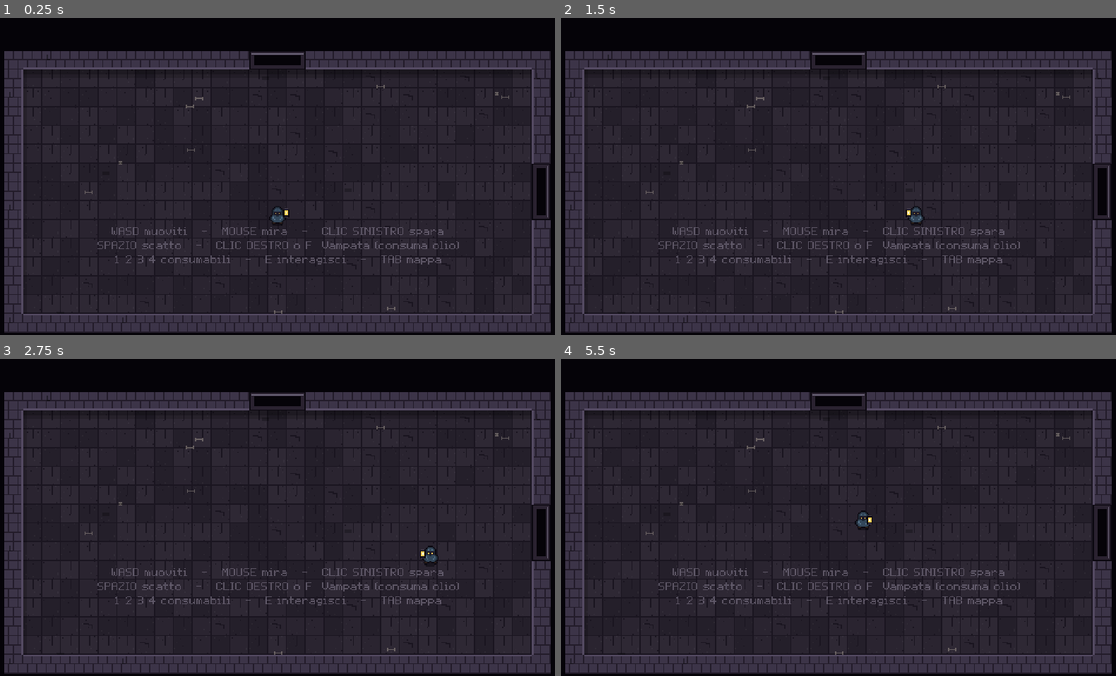
Above: before the commit, frames 1-4 (two rows, left to right).
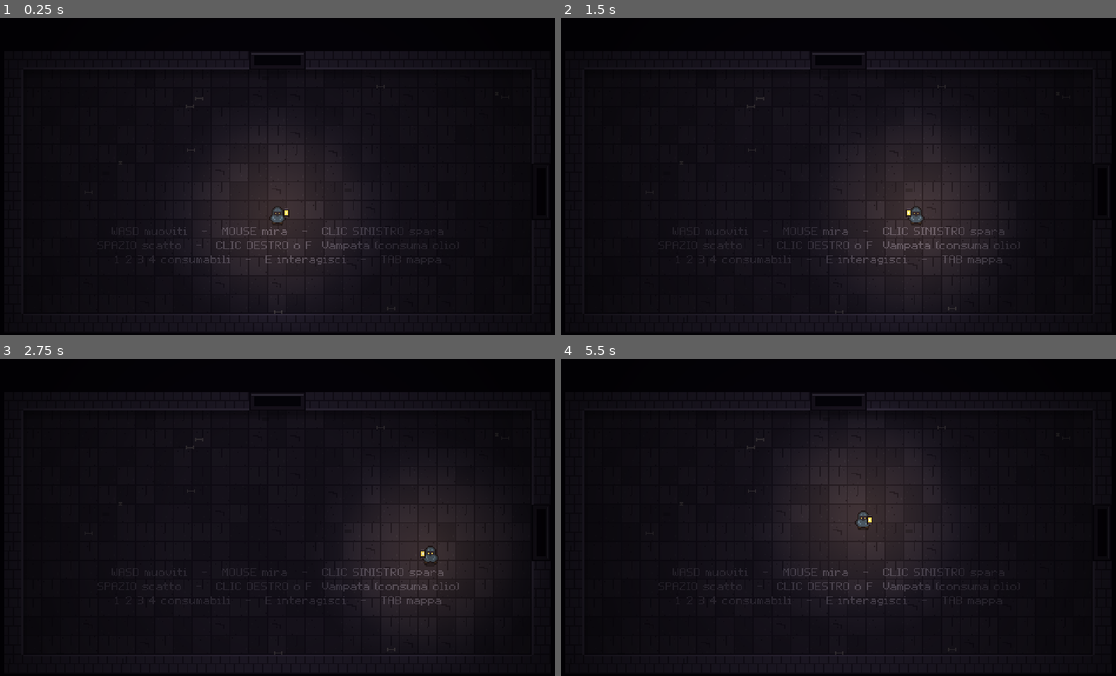
Above: after the commit, the same moments.

Repository: kalashnikxvxiii/last-lantern
Game: Godot game, scene res://ui/screens/boot.tscn
Two runs of this game, one before a commit and one after it. Both use one fixed random seed, a clock stepped at 60 frames per second and the inputs below.
Inputs (mouse positions are in pixels of both pictures, inside the frame that each line leads up to):
- Up to frame 1 (0.25 s): no input
- Up to frame 2 (1.5 s): tap Enter (confirm) at 0.5 s; move the mouse to (960, 160) at 0.52 s; press the mouse at (960, 160) at 0.53 s; hold D (move_right) 0.53-1.25 s; release the mouse at (960, 160) at 1.25 s; drag from (727, 192) to (810, 239) at 1.27 s
- Up to frame 3 (2.75 s): tap Enter (confirm) at 2 s; move the mouse to (333, 447) at 2.02 s; hold D (move_right) from 2.03 s (still down); hold Left (aim_left) from 2.03 s (still down); click (333, 447) at 2.3 s
- Up to frame 4 (5.5 s): release D (move_right) at 2.75 s; release Left (aim_left) at 2.75 s; drag from (810, 580) to (666, 469) at 2.77 s; tap Enter (confirm) at 3.5, 5 s; move the mouse to (1010, 565) at 3.52 s; hold A (move_left) 3.53-4.25 s; hold Up (aim_up) 3.53-4.25 s; click (1010, 565) at 3.8 s; drag from (666, 469) to (755, 438) at 4.27 s; move the mouse to (866, 517) at 5.02 s; press the mouse at (866, 517) at 5.03 s; hold Escape (back) from 5.03 s (still down); tap Space (dash) at 5.1 s

The runs differ from the first frame. In frame 1, 46% of the frame differs, in the area x 0-100%, y 10-100%; in frame 2, 43%; in frame 3, 40%; in frame 4, 46%.

Commit message:
Luce: buio, bagliore e vignettatura con shader identici a drawLighting
Co-Authored-By: Claude Opus 5.5 <noreply@anthropic.com>

Diff:
--- a/godot/scenes/play.gd
+++ b/godot/scenes/play.gd
@@ -29,7 +29,9 @@
 	Controls.end_tick()
 
 func _process(_delta: float) -> void:
-	world.position = Fx.offset()
+	var off := Fx.offset()
+	world.position = off
+	$Lighting.refresh(off)
 
 func tick(dt: float) -> void:
 	match mode:
--- a/godot/scenes/play.tscn
+++ b/godot/scenes/play.tscn
@@ -1,8 +1,9 @@
-[gd_scene load_steps=4 format=3]
+[gd_scene load_steps=5 format=3]
 
 [ext_resource type="Script" path="res://scenes/play.gd" id="1"]
 [ext_resource type="Script" path="res://world/room_view.gd" id="2"]
 [ext_resource type="Script" path="res://world/draw_ground.gd" id="3"]
+[ext_resource type="Script" path="res://world/lighting.gd" id="4"]
 
 [node name="Play" type="Node"]
 script = ExtResource("1")
@@ -17,3 +18,6 @@
 
 [node name="Actors" type="Node2D" parent="World"]
 y_sort_enabled = true
+
+[node name="Lighting" type="CanvasLayer" parent="."]
+script = ExtResource("4")
--- /dev/null
+++ b/godot/shaders/darkness.gdshader
@@ -0,0 +1,30 @@
+shader_type canvas_item;
+// Strato di buio di drawLighting (js/render.js): colore #050309 con opacità amb;
+// ogni luce toglie opacità con il gradiente radiale del JS (raggio interno 0,12 r,
+// arresti alfa a / 0,6 a / 0), e le luci si combinano moltiplicando (destination-out).
+
+uniform float amb = 0.68;
+uniform int count = 0;
+uniform vec4 lights[128];   // x, y, raggio, alfa in coordinate dello schermo 480x270
+
+const vec3 DARK = vec3(5.0, 3.0, 9.0) / 255.0;
+const float R0 = 0.12;
+const float R1 = 0.12 + 0.55 * 0.88;   // secondo arresto del gradiente
+
+float falloff(float k) {
+	if (k <= R0) return 1.0;
+	if (k <= R1) return mix(1.0, 0.6, (k - R0) / (R1 - R0));
+	if (k < 1.0) return mix(0.6, 0.0, (k - R1) / (1.0 - R1));
+	return 0.0;
+}
+
+void fragment() {
+	vec2 p = UV * vec2(480.0, 270.0);
+	float a = amb;
+	for (int i = 0; i < count; i++) {
+		vec4 L = lights[i];
+		float d = distance(p, L.xy);
+		if (d < L.z) a *= 1.0 - L.w * falloff(d / L.z);
+	}
+	COLOR = vec4(DARK, a);
+}
--- /dev/null
+++ b/godot/shaders/glow.gdshader
@@ -0,0 +1,19 @@
+shader_type canvas_item;
+render_mode blend_add;
+// Bagliore caldo additivo di drawLighting: gradiente dal colore al nero entro 0,8 r.
+
+uniform int count = 0;
+uniform vec4 lights[128];   // x, y, raggio, alfa
+uniform vec4 colors[128];   // r, g, b, intensità (0 = nessun bagliore)
+
+void fragment() {
+	vec2 p = UV * vec2(480.0, 270.0);
+	vec3 sum = vec3(0.0);
+	for (int i = 0; i < count; i++) {
+		if (colors[i].a <= 0.0) continue;
+		float r = lights[i].z * 0.8;
+		float d = distance(p, lights[i].xy);
+		if (d < r) sum += colors[i].rgb * colors[i].a * (1.0 - d / r);
+	}
+	COLOR = vec4(sum, 1.0);
+}
--- /dev/null
+++ b/godot/shaders/vignette.gdshader
@@ -0,0 +1,9 @@
+shader_type canvas_item;
+// Vignettatura di drawLighting: da trasparente a nero 0,55 tra 0,35 H e 0,95 H dal punto (W/2, H/2 + 14).
+
+void fragment() {
+	vec2 p = UV * vec2(480.0, 270.0);
+	float d = distance(p, vec2(240.0, 149.0));
+	float t = clamp((d - 270.0 * 0.35) / (270.0 * 0.6), 0.0, 1.0);
+	COLOR = vec4(0.0, 0.0, 0.0, 0.55 * t);
+}
--- /dev/null
+++ b/godot/tests/test_lights.gd
@@ -0,0 +1,25 @@
+extends TestCase
+# Luci raccolte come collectLights e buio ambientale come drawLighting.
+
+func before() -> void:
+	TH.new_run(7)
+
+func after() -> void:
+	Run.reset()
+
+func test_luce_del_giocatore_e_bracieri() -> void:
+	var L := Lights.collect()
+	var p := Run.player
+	check(L[0].r > p.light() * 0.97 and L[0].r < p.light() * 1.03, "tremolio entro il 3%")
+	eq(L[0].col, "#f2a040")
+	var braziers := 0
+	for row in Run.room.grid:
+		braziers += row.count(Consts.T.BRAZIER)
+	eq(L.size(), 1 + braziers)
+
+func test_buio_ambientale() -> void:
+	near(Lighting.ambient(0.68, 1, false, false, false, false), 0.68)
+	near(Lighting.ambient(0.68, 1, true, false, false, false), 0.68 * 0.84)
+	near(Lighting.ambient(0.68, 1, true, true, false, false), 0.68, 1e-9, "la stanza del boss non si schiarisce")
+	near(Lighting.ambient(0.9, 1, false, false, true, true), 0.94, 1e-9, "senza olio in combattimento, al massimo 0,94")
+	near(Lighting.ambient(0.68, 8, false, false, false, false), 0.68 + 0.045)
--- /dev/null
+++ b/godot/world/lighting.gd
@@ -0,0 +1,54 @@
+class_name Lighting
+extends CanvasLayer
+# Buio, bagliore e vignettatura (drawLighting in js/render.js) come shader a schermo intero.
+
+const MAX_LIGHTS := 128
+var dark := ColorRect.new()
+var glow := ColorRect.new()
+var vignette := ColorRect.new()
+
+func _ready() -> void:
+	layer = 1
+	for pair in [[dark, "darkness"], [glow, "glow"], [vignette, "vignette"]]:
+		var rect: ColorRect = pair[0]
+		rect.size = Vector2(Consts.W, Consts.H)
+		rect.mouse_filter = Control.MOUSE_FILTER_IGNORE
+		var m := ShaderMaterial.new()
+		m.shader = load("res://shaders/%s.gdshader" % pair[1])
+		rect.material = m
+		add_child(rect)
+
+static func ambient(dark_: float, depth: int, cleared: bool, is_boss: bool, oil_empty: bool, combat: bool) -> float:
+	var amb := dark_ + minf(0.08, maxf(0.0, depth - 5) * 0.015)
+	if cleared and not is_boss:
+		amb *= 0.84
+	if oil_empty and combat:
+		amb = minf(0.94, amb + 0.06)
+	return amb
+
+func refresh(offset: Vector2) -> void:
+	visible = Run.active and not Run.room.is_empty()
+	if not visible:
+		return
+	var room := Run.room
+	var amb := ambient(DB.biome_of(Run.depth).dark, Run.depth, room.cleared, room.type == "boss", Run.player.oil <= 0, room.combat)
+	var L := Lights.collect()
+	var n := mini(L.size(), MAX_LIGHTS)
+	var pos := PackedVector4Array()
+	var cols := PackedVector4Array()
+	pos.resize(MAX_LIGHTS)
+	cols.resize(MAX_LIGHTS)
+	for i in n:
+		var l: Dictionary = L[i]
+		pos[i] = Vector4(l.x + offset.x, l.y + offset.y, maxf(4.0, l.r), l.a)
+		if l.get("col") != null:
+			var c := UiDraw.col(l.col)
+			cols[i] = Vector4(c.r, c.g, c.b, l.get("ga", 0.1))
+	var dm := dark.material as ShaderMaterial
+	dm.set_shader_parameter("amb", amb)
+	dm.set_shader_parameter("count", n)
+	dm.set_shader_parameter("lights", pos)
+	var gm := glow.material as ShaderMaterial
+	gm.set_shader_parameter("count", n)
+	gm.set_shader_parameter("lights", pos)
+	gm.set_shader_parameter("colors", cols)
--- /dev/null
+++ b/godot/world/lights.gd
@@ -0,0 +1,60 @@
+class_name Lights
+extends RefCounted
+# Sorgenti di luce della stanza (collectLights in js/render.js).
+
+static func collect() -> Array:
+	var p := Run.player
+	var room := Run.room
+	var L: Array = []
+	var t := Fx.time
+	var fl := 1 + sin(t * 13) * 0.015 + sin(t * 7.3) * 0.012
+	if not p.dead:
+		L.append({"x": p.x, "y": p.y - 2, "r": p.light() * fl, "a": 1.0, "col": "#f2a040", "ga": 0.10})
+	for i in mini(Run.bullets.size(), 40):
+		var b: Dictionary = Run.bullets[i]
+		L.append({"x": b.x, "y": b.y, "r": 30.0 if b.kind == "comet" else 16.0, "a": 0.7, "col": null})
+	for ty in range(1, Consts.RH - 1):
+		for tx in range(1, Consts.RW - 1):
+			if room.grid[ty][tx] == Consts.T.BRAZIER:
+				var c := RoomU.tile_center(tx, ty)
+				L.append({"x": c.x, "y": c.y - 4, "r": 72 * (1 + sin(t * 9 + tx) * 0.04), "a": 0.95, "col": "#f29c38", "ga": 0.12})
+	for f in Run.fx:
+		match f.type:
+			"fire":
+				L.append({"x": f.x, "y": f.y, "r": 24.0, "a": 0.6, "col": "#f29c38", "ga": 0.08})
+			"explosion":
+				if f.t < 0.3:
+					L.append({"x": f.x, "y": f.y, "r": f.r * 2.5, "a": 1.0, "col": "#f6cf57", "ga": 0.25})
+			"bomb":
+				L.append({"x": f.x, "y": f.y, "r": 14.0, "a": 0.5, "col": null})
+	for o in room.objects:
+		if o.get("gone", false):
+			continue
+		match o.type:
+			"relic", "shopitem":
+				L.append({"x": o.x, "y": o.y - 8, "r": 34.0, "a": 0.7, "col": null})
+			"merchant":
+				L.append({"x": o.x + 9, "y": o.y, "r": 80.0, "a": 0.9, "col": "#f6cf57", "ga": 0.08})
+			"trapdoor":
+				L.append({"x": o.x, "y": o.y, "r": 50.0, "a": 0.8, "col": "#c57ae0", "ga": 0.1})
+			"shrine":
+				if o.uses > 0:
+					L.append({"x": o.x, "y": o.y - 8, "r": 60.0, "a": 0.8, "col": "#d04b3c" if o.kind == "pact" or o.kind == "blood" else "#7fd8e6", "ga": 0.08})
+			"chest":
+				if not o.get("open", false):
+					L.append({"x": o.x, "y": o.y, "r": 22.0, "a": 0.5, "col": null})
+	for e in Run.enemies:
+		if e.boss:
+			L.append({"x": e.x, "y": e.y, "r": 70.0, "a": 0.55, "col": "#c57ae0", "ga": 0.06})
+		elif e.type == "spark" or e.type == "slag":
+			L.append({"x": e.x, "y": e.y, "r": 26.0, "a": 0.7, "col": "#f29c38", "ga": 0.1})
+	for b in Run.ebullets:
+		if L.size() < 120:
+			L.append({"x": b.x, "y": b.y, "r": 12.0, "a": 0.45, "col": null})
+	for k in room.pickups:
+		if k.type == "coin" or k.type == "coin5" or k.type == "cons":
+			L.append({"x": k.x, "y": k.y, "r": 10.0, "a": 0.4, "col": null})
+	var flh: Variant = Run.flash_light
+	if flh != null and flh.t > 0:
+		L.append({"x": flh.x, "y": flh.y, "r": flh.get("r", 150.0) * flh.t * 2, "a": 1.0, "col": "#fff2a8", "ga": 0.2 * flh.t})
+	return L
Not shown, added: godot/shaders/darkness.gdshader.uid
Not shown, added: godot/shaders/glow.gdshader.uid
Not shown, added: godot/shaders/vignette.gdshader.uid
Not shown, added: godot/tests/test_lights.gd.uid
Not shown, added: godot/world/lighting.gd.uid
Not shown, added: godot/world/lights.gd.uid
